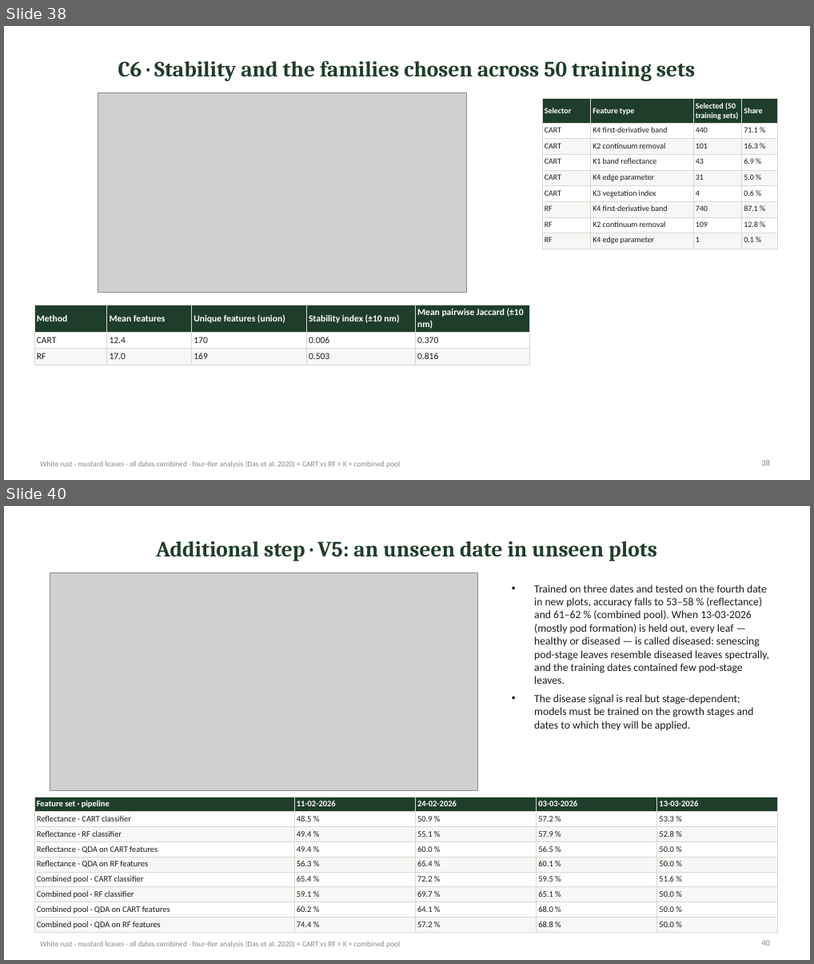
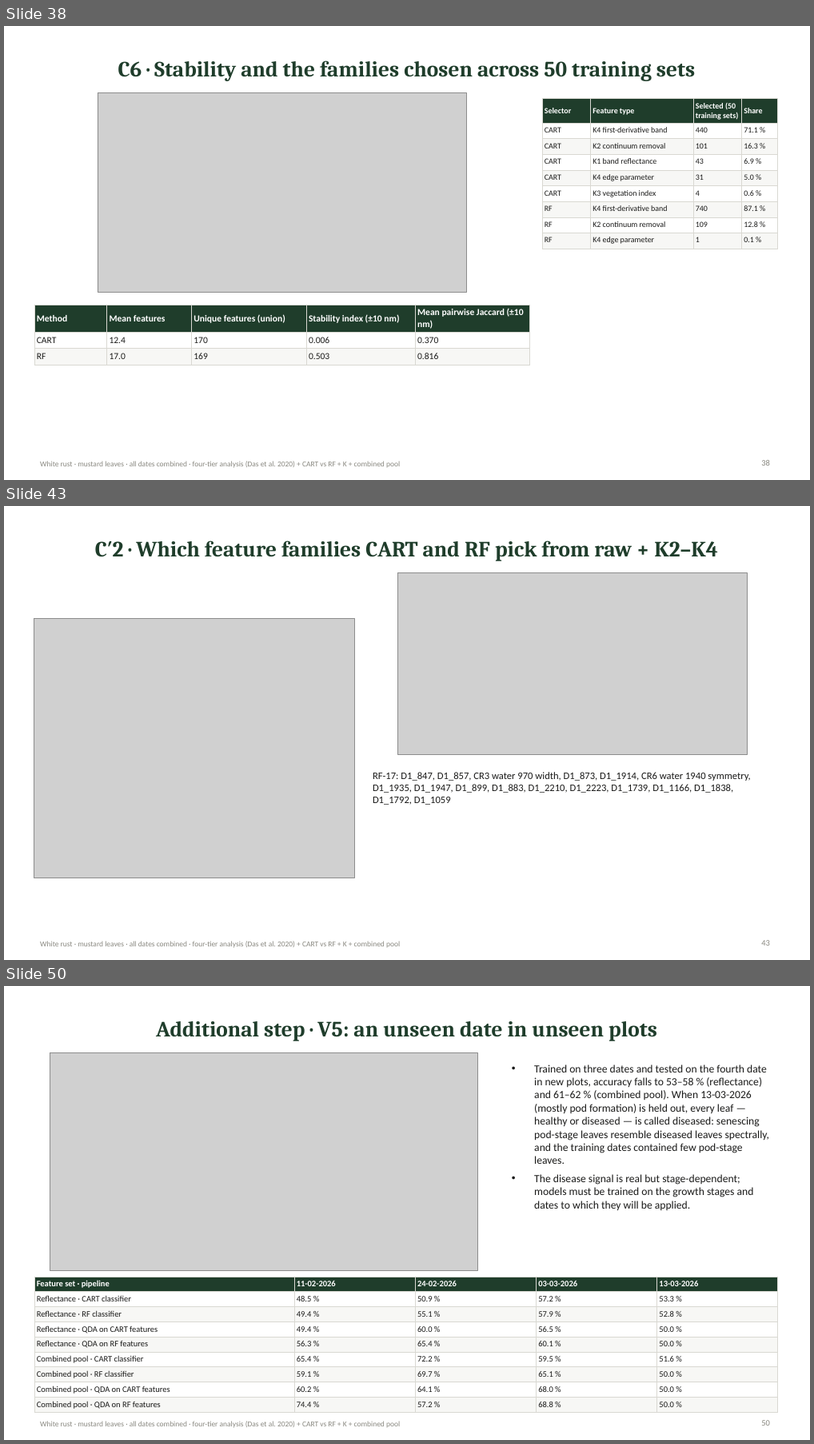
Before and after one commit to animesh809359-afk/sonu, a slide deck: deliverables/WhiteRust_AllDates/WhiteRust_Mustard_Leaf_AllDates_FourTier_CART_RF_K_Combined_Presentation.pptx. Shown one above the other, each under a label of ours: slides 38 and 40 before the commit, slides 38, 43 and 50 after it; the slides between them are not shown. The pictures are 814x964 and 814x1444 pixels, drawn with LibreOffice and Linux fonts; fonts in the diff are those of the drawing; grey boxes stand for pictures. Boxes give left, top, right and bottom in pixels: in the first picture for what was removed or moved away, otherwise in the second. Text is boxed around its words. In the diff, an @@ line names an element or a change of style, - is before the commit and + after.

```diff
--- a/deliverables/WhiteRust_AllDates/WhiteRust_Mustard_Leaf_AllDates_FourTier_CART_RF_K_Combined_Presentation.pptx
+++ b/deliverables/WhiteRust_AllDates/WhiteRust_Mustard_Leaf_AllDates_FourTier_CART_RF_K_Combined_Presentation.pptx
@@ slide 43 added at [4,506,810,960], background #FFFFFF; not listed: 1 template element that a slide beside it also shows @@
@@ title added at [95,540,718,561], 26 pt, text #1F3D2B, bold @@
+C′2 · Which feature families CART and RF pick from raw + K2–K4
@@ picture added at [398,572,747,754] @@
@@ picture added at [34,619,355,877] @@
@@ text added at [373,772,750,804], 12 pt, text #1B1B1A @@
+RF-17: D1_847, D1_857, CR3 water 970 width, D1_873, D1_1914, CR6 water 1940 symmetry, D1_1935, D1_1947, D1_899, D1_883, D1_2210, D1_2223, D1_1739, D1_1166, D1_1838, D1_1792, D1_1059
@@ page number added at [762,940,770,945], 10 pt, text #8A8981 @@
+43
@@ what was slide 40 is now slide 50 @@
@@ page number at [762,1420,770,1425]: text changed @@
-40
+50
```
Also in this commit, not shown: 6 slides changed, 9 other slides added, 13 other files.
